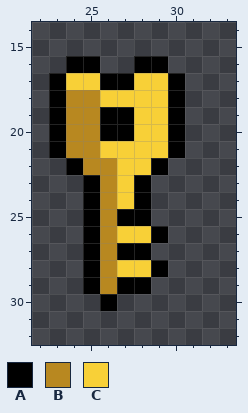
Pixel-art sprite: assets/items/key.png. Above, as it was before the edit.
The file is 96x96 pixels, drawn in blocks of 3x3; one block is one cell here. Shown: x 22..33, y 14..32. The old version is drawn lined up with the new one, on the new canvas.
Palette (. is transparent): A #000000  B #b88820  C #f8d037
The same view after the edit:
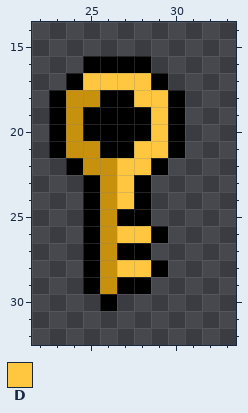
Colours new in this view: D #ffc740
Changes in this commit:
canvas 32x32 -> 64x64, the old top-left corner now at 15,6
Colour B changes from #b88820 to #c7900d.
Colour A now appears in row 16 at x 26 to 27.
The author changed colour B to colour A in rows 19 to 20 at x 25.
The author changed colour C to colour A in row 17 at x 24 and 29; in row 18 at x 26 to 27; in rows 19 to 20 at x 28; in row 21 at x 26 to 27.
The author changed colour A to colour D in row 17 at x 26 to 27.
The author changed colour C to colour D in row 17 at x 25 and 28; in row 18 at x 28 to 29; in rows 19 to 20 at x 29; in row 21 at x 28 to 29; in row 22 at x 27 to 28; in rows 23 to 24 at x 27.
The author changed colour C to colour D in row 26 at x 27 to 28; in row 28 at x 27 to 28.
Colour A is gone in row 16 at x 24 and 29; in row 17 at x 23 and 30.
Changed places in both pictures, as pixel boxes (x1, y1, x2, y2):
changed: (49, 56, 185, 294)
